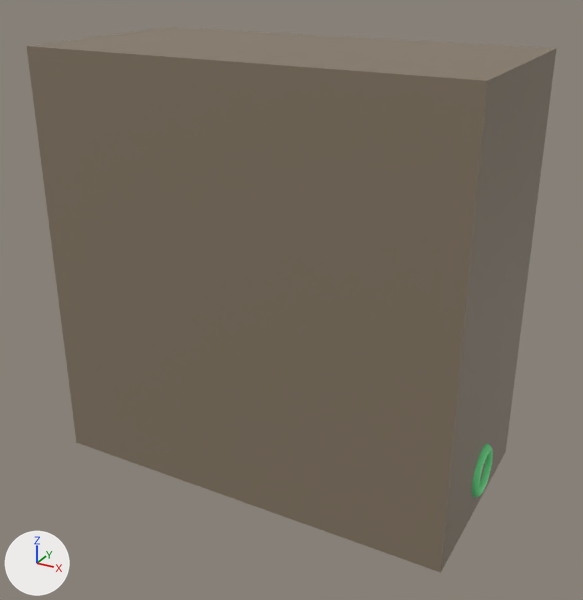
A saved change to the glTF model resources/gltf/Level3.glb.
Camera for both pictures: a camera (50 mm lens) standing at (17.2, -31.1, 8.9) and looking at (0.4, -0.5, -6.3). The lights are fixed; the arrows at lower left show +X, +Y and +Z.
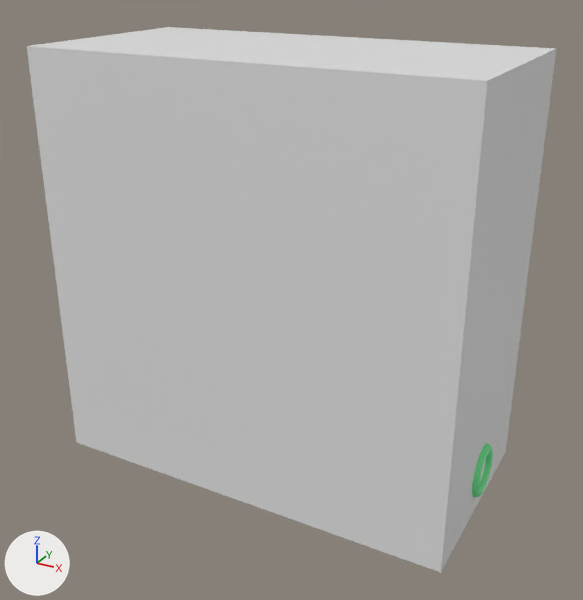
What the commit changed:
Material 'Wall' (mat_wall) is new.
Its base color is (0.8, 0.8, 0.8) (white #e7e7e7).
Its roughness is 0.4.
me_plane_026 has 4 vertices, 2 faces and spans x -10.0..10.0, y -5.0..5.0, z 5.0.
me_plane_026 no longer uses material mat_wall_001 (brown #857865).
me_plane_026 now uses material mat_wall (white #e7e7e7).
me_plane_024 has 4 vertices, 2 faces and spans x 10.0, y -5.0..5.0, z -15.0..5.0.
me_plane_024 no longer uses material mat_wall_001 (brown #857865).
me_plane_024 now uses material mat_wall (white #e7e7e7).
me_plane_023 has 4 vertices, 2 faces and spans x -10.0..10.0, y -5.0, z -15.0..5.0.
me_plane_023 no longer uses material mat_wall_001 (brown #857865).
me_plane_023 now uses material mat_wall (white #e7e7e7).

What differs and where, as boxes [x1, y1, x2, y2] in the pictures (583 x 600 px):
'Plane.023', recoloured (brown to white): [27, 46, 487, 573] in both
'Plane.024', recoloured: [441, 49, 556, 571] in both
'Plane.026', recoloured (brown to white): [31, 27, 556, 81] in both
